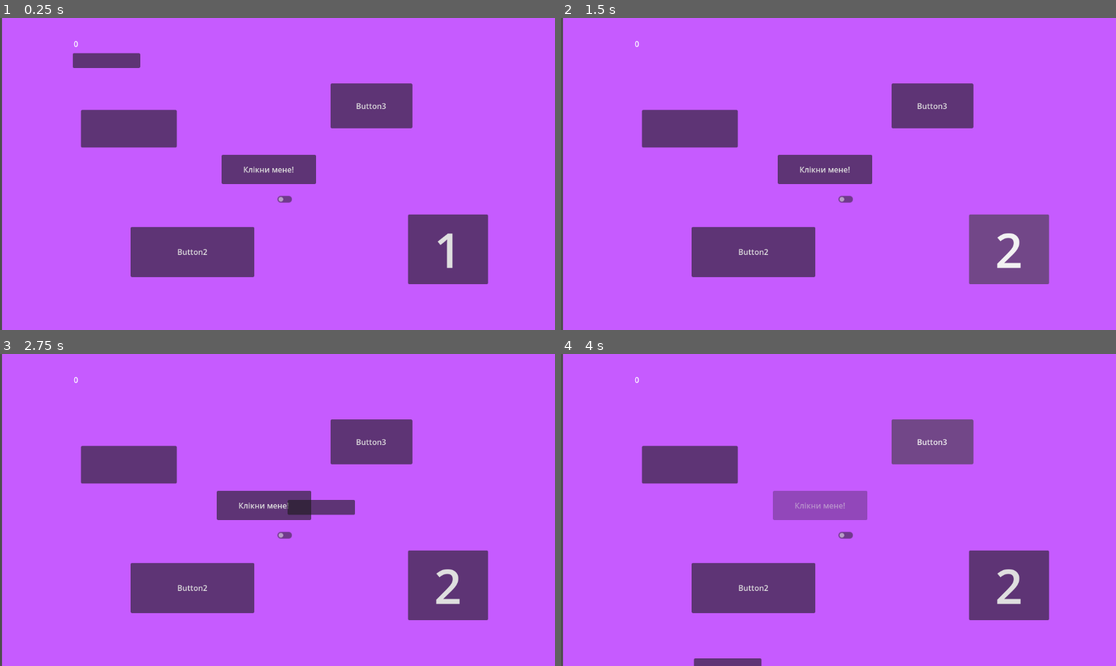
Above: before the commit, frames 1-4 (two rows, left to right).
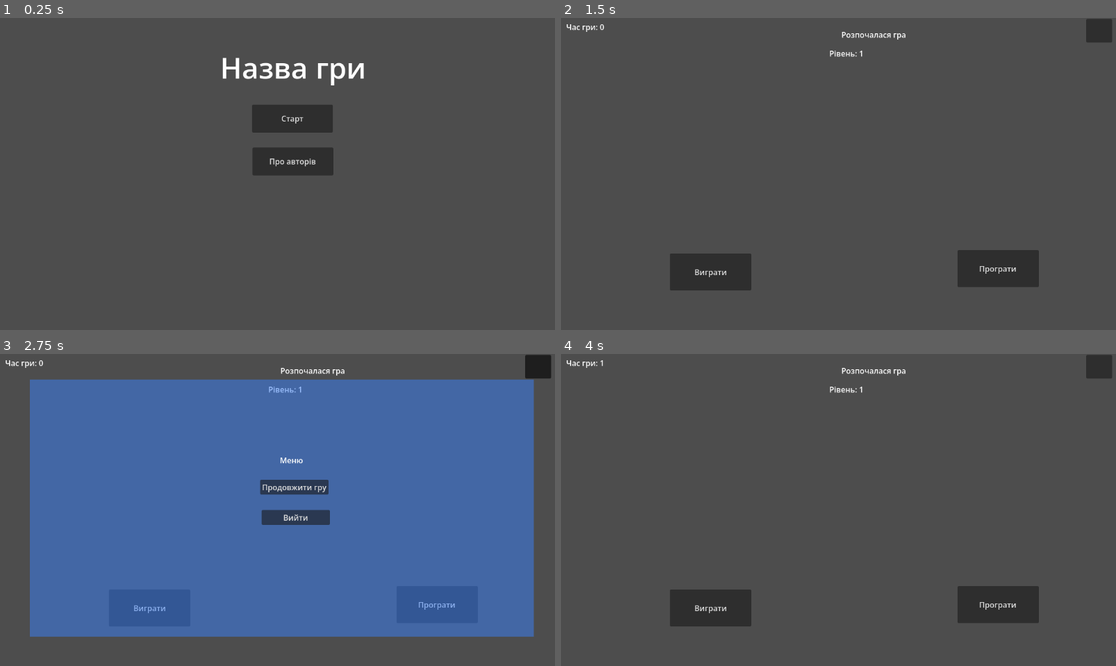
Above: after the commit, the same moments.

Repository: GeneralVimes/test-interface
Game: Godot game, scene res://start_screen.tscn
The game is run twice, just before and just after one commit, with the same random seed, the same clock (stepped at 60 frames per second) and the same inputs. Before the commit the project starts from res://main.tscn.
Inputs (mouse positions are in pixels of both pictures, inside the frame that each line leads up to):
- Up to frame 1 (0.25 s): no input
- Up to frame 2 (1.5 s): click "Клікни мене!" (after the commit: "Старт") at 0.5 s; click "1" at 1.25 s
- Up to frame 3 (2.75 s): click (538, 366) at 2.02 s
- Up to frame 4 (4 s): click "Клікни мене!" (after the commit: "Продовжити гру") at 2.75 s; click (932, 441) at 3.5 s, where only the run before the commit has a clickable "Button3"

The runs differ from the first frame. In frame 1, 100% of the frame differs, in the area x 0-100%, y 0-100%; in frame 2, 100%; in frame 3, 100%; in frame 4, 100%.

Commit message:
структура екранів

Diff:
--- /dev/null
+++ b/credits_screen.gd
@@ -0,0 +1,11 @@
+extends Node2D
+
+
+func _on_button_button_down() -> void:
+	get_tree().change_scene_to_file("res://start_screen.tscn")
+	pass # Replace with function body.
+
+
+func _on_button_2_button_down() -> void:
+	OS.shell_open("https://eti.edu.ua/")
+	pass # Replace with function body.
--- /dev/null
+++ b/credits_screen.tscn
@@ -0,0 +1,47 @@
+[gd_scene format=3 uid="uid://cw1gdjxavxv72"]
+
+[ext_resource type="Texture2D" uid="uid://btc3mue4ptuwa" path="res://icon.svg" id="1_8wl6p"]
+[ext_resource type="Script" uid="uid://ciysp6pl7shnt" path="res://credits_screen.gd" id="1_cb4i0"]
+
+[sub_resource type="Theme" id="Theme_cb4i0"]
+default_font_size = 48
+
+[node name="CreditsScreen" type="Node2D" unique_id=2091978637]
+script = ExtResource("1_cb4i0")
+
+[node name="Label" type="Label" parent="." unique_id=320574449]
+offset_left = 228.0
+offset_top = 60.0
+offset_right = 1072.0
+offset_bottom = 127.0
+theme = SubResource("Theme_cb4i0")
+text = "Автори гри:"
+
+[node name="Button" type="Button" parent="." unique_id=1497959620]
+offset_left = 24.0
+offset_top = 544.0
+offset_right = 233.0
+offset_bottom = 610.0
+text = "Назад"
+
+[node name="Button2" type="Button" parent="." unique_id=928676149]
+offset_left = 400.0
+offset_top = 285.0
+offset_right = 543.0
+offset_bottom = 350.0
+text = "Сайт"
+
+[node name="Icon" type="Sprite2D" parent="." unique_id=132476561]
+position = Vector2(138, 96)
+texture = ExtResource("1_8wl6p")
+
+[node name="LinkButton" type="LinkButton" parent="." unique_id=1659345273]
+offset_left = 393.0
+offset_top = 370.0
+offset_right = 585.0
+offset_bottom = 410.0
+text = "ЕТІ"
+uri = "https://eti.edu.ua/"
+
+[connection signal="button_down" from="Button" to="." method="_on_button_button_down"]
+[connection signal="button_down" from="Button2" to="." method="_on_button_2_button_down"]
--- /dev/null
+++ b/defeat_screen.gd
@@ -0,0 +1,5 @@
+extends Node2D
+
+
+func _on_button_button_down() -> void:
+	get_tree().change_scene_to_file("res://level_select_screen.tscn")
--- /dev/null
+++ b/defeat_screen.tscn
@@ -0,0 +1,22 @@
+[gd_scene format=3 uid="uid://5ah1ovqjo3bp"]
+
+[ext_resource type="Script" uid="uid://qseu30dbnm0c" path="res://defeat_screen.gd" id="1_ilj6y"]
+
+[node name="DefeatScreen" type="Node2D" unique_id=642366068]
+script = ExtResource("1_ilj6y")
+
+[node name="Label" type="Label" parent="." unique_id=1862398887]
+offset_left = 521.0
+offset_top = 56.0
+offset_right = 728.0
+offset_bottom = 79.0
+text = "Ви програли"
+
+[node name="Button" type="Button" parent="." unique_id=1364991894]
+offset_left = 484.0
+offset_top = 230.0
+offset_right = 634.0
+offset_bottom = 291.0
+text = "Вибір рівня"
+
+[connection signal="button_down" from="Button" to="." method="_on_button_button_down"]
--- /dev/null
+++ b/game_menu_screen.gd
@@ -0,0 +1,13 @@
+extends Node2D
+
+func _ready() -> void:
+	get_tree().paused = true
+
+func _on_button_2_button_down() -> void:
+	get_tree().paused = false
+	get_tree().change_scene_to_file("res://start_screen.tscn")
+
+
+func _on_button_button_down() -> void:
+	get_tree().paused = false
+	self.queue_free()
--- /dev/null
+++ b/game_menu_screen.tscn
@@ -0,0 +1,39 @@
+[gd_scene format=3 uid="uid://73tf1q2donds"]
+
+[ext_resource type="Script" uid="uid://dqx1ooyeppiw5" path="res://game_menu_screen.gd" id="1_te1tj"]
+
+[node name="GameMenuScreen" type="Node2D" unique_id=1291895471]
+process_mode = 3
+script = ExtResource("1_te1tj")
+
+[node name="ColorRect" type="ColorRect" parent="." unique_id=1728639225]
+offset_left = 62.0
+offset_top = 53.0
+offset_right = 1108.0
+offset_bottom = 587.0
+color = Color(0.22352941, 0.50980395, 1, 0.49411765)
+
+[node name="Label" type="Label" parent="." unique_id=1884795873]
+offset_left = 490.0
+offset_top = 209.0
+offset_right = 720.0
+offset_bottom = 263.0
+text = "Меню"
+horizontal_alignment = 1
+
+[node name="Button" type="Button" parent="." unique_id=604490031]
+offset_left = 540.0
+offset_top = 261.0
+offset_right = 682.0
+offset_bottom = 292.0
+text = "Продовжити гру"
+
+[node name="Button2" type="Button" parent="." unique_id=188072253]
+offset_left = 543.0
+offset_top = 324.0
+offset_right = 685.0
+offset_bottom = 355.0
+text = "Вийти"
+
+[connection signal="button_down" from="Button" to="." method="_on_button_button_down"]
+[connection signal="button_down" from="Button2" to="." method="_on_button_2_button_down"]
--- /dev/null
+++ b/game_screen.gd
@@ -0,0 +1,33 @@
+extends Node2D
+
+var menu = null
+var game_time = 0
+
+func _ready() -> void:
+	$Label3.text = "Рівень: "+str(Globals.selected_level_id)
+
+func _on_menu_button_button_down() -> void:
+	if menu==null:
+		menu = preload("res://game_menu_screen.tscn").instantiate()
+		add_child(menu)
+
+
+func _on_timer_timeout() -> void:
+	game_time+=1
+	$Label2.text = "Час гри: "+str(game_time)
+
+func loose_game():
+	get_tree().change_scene_to_file("res://defeat_screen.tscn")
+
+func win_game():
+	get_tree().change_scene_to_file("res://victory_screen.tscn")
+
+
+func _on_button_win_button_down() -> void:
+	win_game()
+	pass # Replace with function body.
+
+
+func _on_button_loose_button_down() -> void:
+	loose_game()
+	pass # Replace with function body.
--- /dev/null
+++ b/game_screen.tscn
@@ -0,0 +1,56 @@
+[gd_scene format=3 uid="uid://d16l80n3f470n"]
+
+[ext_resource type="Script" uid="uid://bsg6qpl46r4qu" path="res://game_screen.gd" id="1_t5odh"]
+
+[node name="GameScreen" type="Node2D" unique_id=683557673]
+script = ExtResource("1_t5odh")
+
+[node name="Label" type="Label" parent="." unique_id=114002150]
+offset_left = 532.0
+offset_top = 23.0
+offset_right = 768.0
+offset_bottom = 76.0
+text = "Розпочалася гра"
+horizontal_alignment = 1
+
+[node name="MenuButton" type="Button" parent="." unique_id=1525166117]
+offset_left = 1090.0
+offset_top = 2.0
+offset_right = 1144.0
+offset_bottom = 51.0
+
+[node name="Label2" type="Label" parent="." unique_id=1637735166]
+offset_left = 11.0
+offset_top = 7.0
+offset_right = 102.0
+offset_bottom = 42.0
+text = "Час гри: 0"
+
+[node name="Timer" type="Timer" parent="." unique_id=246240118]
+autostart = true
+
+[node name="ButtonWin" type="Button" parent="." unique_id=406503272]
+offset_left = 226.0
+offset_top = 489.0
+offset_right = 395.0
+offset_bottom = 566.0
+text = "Виграти"
+
+[node name="ButtonLoose" type="Button" parent="." unique_id=376010523]
+offset_left = 823.0
+offset_top = 482.0
+offset_right = 992.0
+offset_bottom = 559.0
+text = "Програти"
+
+[node name="Label3" type="Label" parent="." unique_id=1561555980]
+offset_left = 557.0
+offset_top = 62.0
+offset_right = 751.0
+offset_bottom = 98.0
+text = "Рівень 1"
+
+[connection signal="button_down" from="MenuButton" to="." method="_on_menu_button_button_down"]
+[connection signal="timeout" from="Timer" to="." method="_on_timer_timeout"]
+[connection signal="button_down" from="ButtonWin" to="." method="_on_button_win_button_down"]
+[connection signal="button_down" from="ButtonLoose" to="." method="_on_button_loose_button_down"]
--- /dev/null
+++ b/globals.gd
@@ -0,0 +1,2 @@
+extends Node
+var selected_level_id = 1
--- /dev/null
+++ b/level_select_screen.gd
@@ -0,0 +1,10 @@
+extends Node2D
+
+
+func _on_button_back_button_down() -> void:
+	get_tree().change_scene_to_file("res://start_screen.tscn")
+
+
+func _on_button_button_down(n) -> void:
+	Globals.selected_level_id=n
+	get_tree().change_scene_to_file("res://game_screen.tscn")
--- /dev/null
+++ b/level_select_screen.tscn
@@ -0,0 +1,46 @@
+[gd_scene format=3 uid="uid://b4q0xnap5qyg4"]
+
+[ext_resource type="Script" uid="uid://bu6f6i0mq3mxk" path="res://level_select_screen.gd" id="1_oumdo"]
+
+[node name="LevelSelectScreen" type="Node2D" unique_id=2137552855]
+script = ExtResource("1_oumdo")
+
+[node name="Button" type="Button" parent="." unique_id=1026498552]
+offset_left = 315.0
+offset_top = 231.0
+offset_right = 385.0
+offset_bottom = 294.0
+text = "1"
+
+[node name="Button2" type="Button" parent="." unique_id=1111669880]
+offset_left = 402.0
+offset_top = 231.0
+offset_right = 472.0
+offset_bottom = 294.0
+text = "2"
+
+[node name="Button3" type="Button" parent="." unique_id=848245016]
+offset_left = 499.0
+offset_top = 231.0
+offset_right = 569.0
+offset_bottom = 294.0
+text = "3"
+
+[node name="ButtonBack" type="Button" parent="." unique_id=2125003435]
+offset_left = 10.0
+offset_top = 11.0
+offset_right = 160.0
+offset_bottom = 70.0
+text = "Назад"
+
+[node name="Label" type="Label" parent="." unique_id=2011944224]
+offset_left = 342.0
+offset_top = 31.0
+offset_right = 538.0
+offset_bottom = 73.0
+text = "Обрати рівень"
+
+[connection signal="button_down" from="Button" to="." method="_on_button_button_down" binds= [1]]
+[connection signal="button_down" from="Button2" to="." method="_on_button_button_down" binds= [2]]
+[connection signal="button_down" from="Button3" to="." method="_on_button_button_down" binds= [3]]
+[connection signal="button_down" from="ButtonBack" to="." method="_on_button_back_button_down"]
--- a/main.gd
+++ b/main.gd
@@ -4,6 +4,7 @@
 
 func _on_button_button_down() -> void:
 	print("click")
+
 	if $CheckButton.button_pressed:
 		$Button.position.x+=10
 	else:
--- a/project.godot
+++ b/project.godot
@@ -11,9 +11,13 @@
 [application]
 
 config/name="TestInterface"
-run/main_scene="uid://bn1og7wteo15p"
+run/main_scene="uid://b0kp1l8e77n24"
 config/features=PackedStringArray("4.6", "GL Compatibility")
 config/icon="res://icon.svg"
+
+[autoload]
+
+Globals="*uid://c1remevqdp8cb"
 
 [physics]
 
--- /dev/null
+++ b/start_screen.gd
@@ -0,0 +1,10 @@
+extends Node2D
+
+
+func _on_button_2_button_down() -> void:
+	get_tree().change_scene_to_file("res://credits_screen.tscn")
+	pass # Replace with function body.
+
+
+func _on_button_button_down() -> void:
+	get_tree().change_scene_to_file("res://level_select_screen.tscn")
--- /dev/null
+++ b/start_screen.tscn
@@ -0,0 +1,35 @@
+[gd_scene format=3 uid="uid://b0kp1l8e77n24"]
+
+[ext_resource type="Script" uid="uid://1jtfpd0r6dcy" path="res://start_screen.gd" id="1_ncxyx"]
+
+[sub_resource type="Theme" id="Theme_hsg2v"]
+default_font_size = 60
+
+[node name="StartScreen" type="Node2D" unique_id=1374852617]
+script = ExtResource("1_ncxyx")
+
+[node name="Label" type="Label" parent="." unique_id=712477990]
+offset_left = 450.0
+offset_top = 61.0
+offset_right = 767.0
+offset_bottom = 157.0
+theme = SubResource("Theme_hsg2v")
+text = "Назва гри"
+horizontal_alignment = 1
+
+[node name="Button" type="Button" parent="." unique_id=353010278]
+offset_left = 523.0
+offset_top = 180.0
+offset_right = 691.0
+offset_bottom = 238.0
+text = "Старт"
+
+[node name="Button2" type="Button" parent="." unique_id=1198620044]
+offset_left = 524.0
+offset_top = 269.0
+offset_right = 692.0
+offset_bottom = 327.0
+text = "Про авторів"
+
+[connection signal="button_down" from="Button" to="." method="_on_button_button_down"]
+[connection signal="button_down" from="Button2" to="." method="_on_button_2_button_down"]
--- /dev/null
+++ b/victory_screen.gd
@@ -0,0 +1,5 @@
+extends Node2D
+
+
+func _on_button_button_down() -> void:
+	get_tree().change_scene_to_file("res://level_select_screen.tscn")
--- /dev/null
+++ b/victory_screen.tscn
@@ -0,0 +1,22 @@
+[gd_scene format=3 uid="uid://cdv0ydojhdbnh"]
+
+[ext_resource type="Script" uid="uid://by3m71whep3l1" path="res://victory_screen.gd" id="1_rbj82"]
+
+[node name="VictoryScreen" type="Node2D" unique_id=1854702774]
+script = ExtResource("1_rbj82")
+
+[node name="Label" type="Label" parent="." unique_id=22069963]
+offset_left = 521.0
+offset_top = 56.0
+offset_right = 728.0
+offset_bottom = 79.0
+text = "Вітаємо!"
+
+[node name="Button" type="Button" parent="." unique_id=1190248027]
+offset_left = 484.0
+offset_top = 230.0
+offset_right = 634.0
+offset_bottom = 291.0
+text = "Вибір рівня"
+
+[connection signal="button_down" from="Button" to="." method="_on_button_button_down"]
Not shown, added: credits_screen.gd.uid
Not shown, added: defeat_screen.gd.uid
Not shown, added: game_menu_screen.gd.uid
Not shown, added: game_screen.gd.uid
Not shown, added: globals.gd.uid
Not shown, added: level_select_screen.gd.uid
Not shown, added: start_screen.gd.uid
Not shown, added: victory_screen.gd.uid
